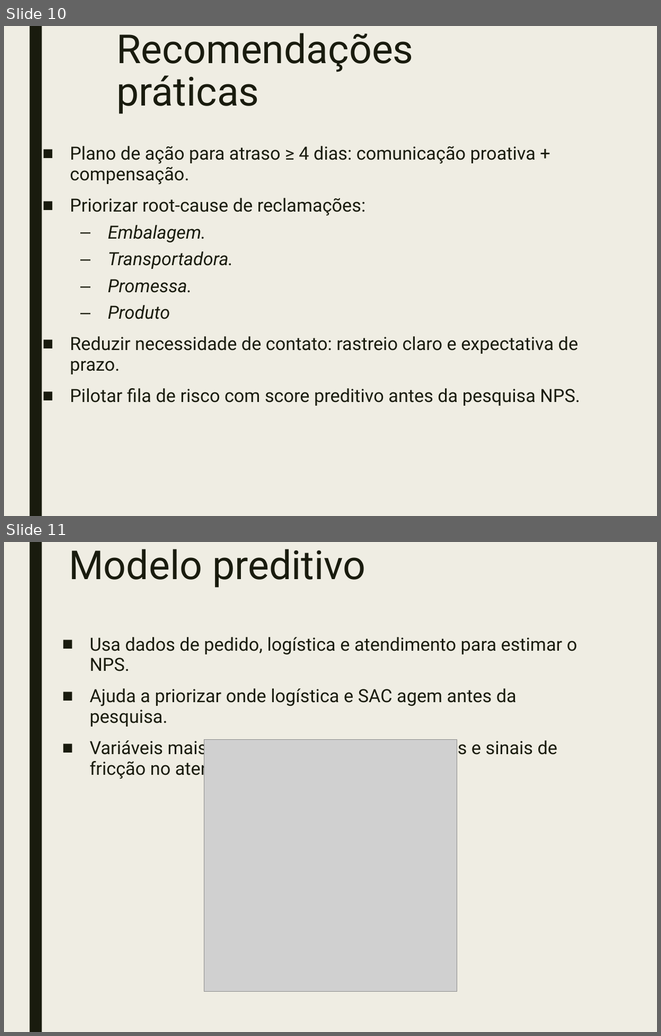
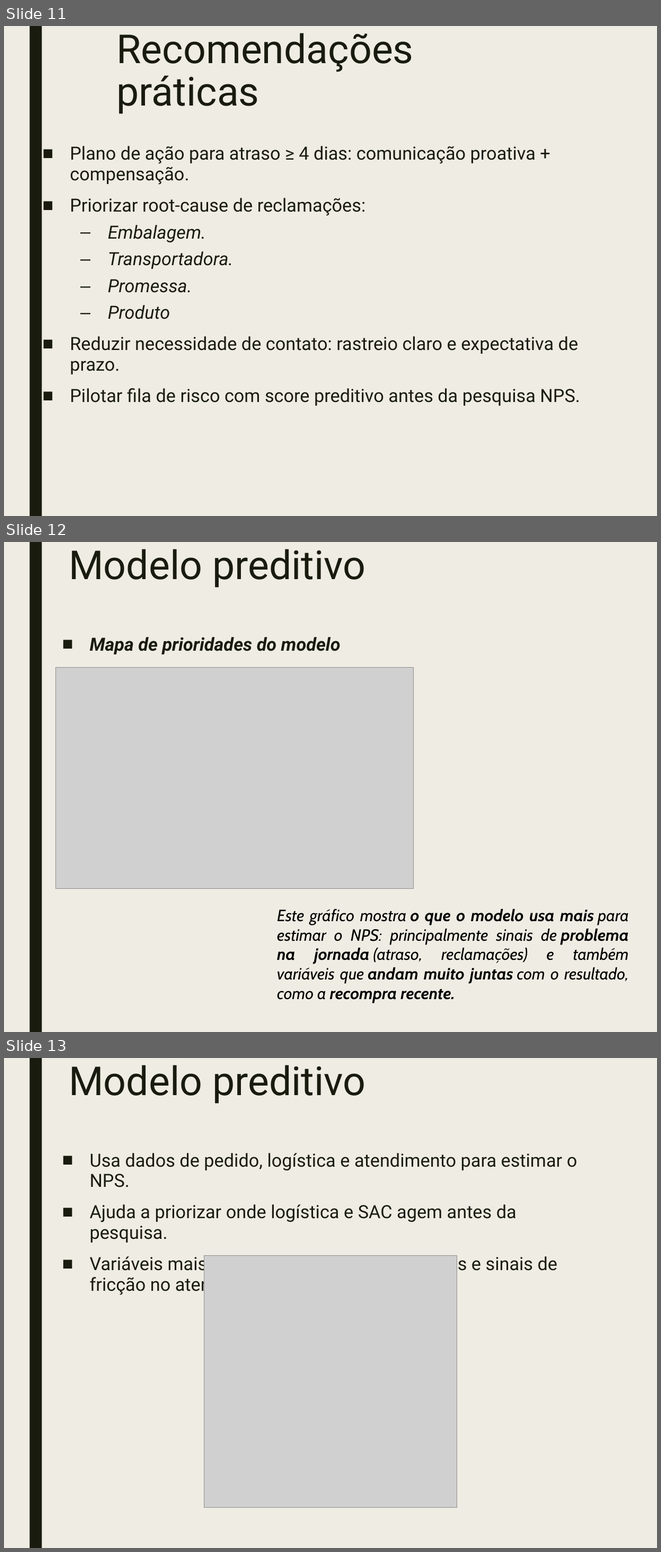
Before and after one commit to nassereq/fiap-nps-preditivo-fase1, a slide deck: reports/Apresentacao_NPS_Fase1.pptx. Shown one above the other, each under a label of ours: slides 10 and 11 before the commit, slides 11, 12 and 13 after it. The pictures are 661x1036 and 661x1552 pixels, drawn with LibreOffice and Linux fonts; fonts in the diff are those of the drawing; grey boxes stand for pictures. Boxes give left, top, right and bottom in pixels: in the first picture for what was removed or moved away, otherwise in the second. Text is boxed around its words. In the diff, an @@ line names an element or a change of style, - is before the commit and + after.

```diff
--- a/reports/Apresentacao_NPS_Fase1.pptx
+++ b/reports/Apresentacao_NPS_Fase1.pptx
@@ slide 12 added at (4,542,657,1032), background #EFEDE3; not listed: 1 template element that a slide beside it also shows @@
@@ title added at (69,549,365,588), 44 pt, text #191B0E @@
+Modelo preditivo
@@ text added at (90,637,341,654), 20 pt, text #191B0E, bold, italic @@
+■ Mapa de prioridades do modelo
@@ picture added at (55,668,413,888) @@
@@ text added at (277,909,629,1003), 18 pt, text #000000, italic @@
+Este gráfico mostra o que o modelo usa mais para estimar o NPS: principalmente sinais de problema na jornada (atraso, reclamações) e também variáveis que andam muito juntas com o resultado, como a recompra recente.
@@ what was slide 10 is now slide 11 @@
@@ what was slide 11 is now slide 13 @@
```
Also in this commit, not shown: 1 slide changed, 1 other slide added, 2 other files.
